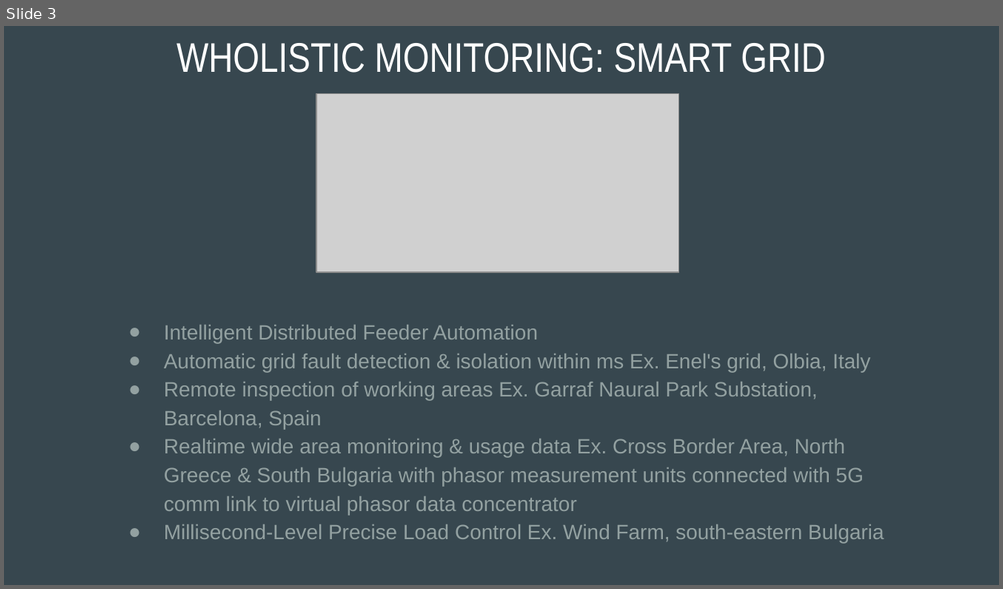
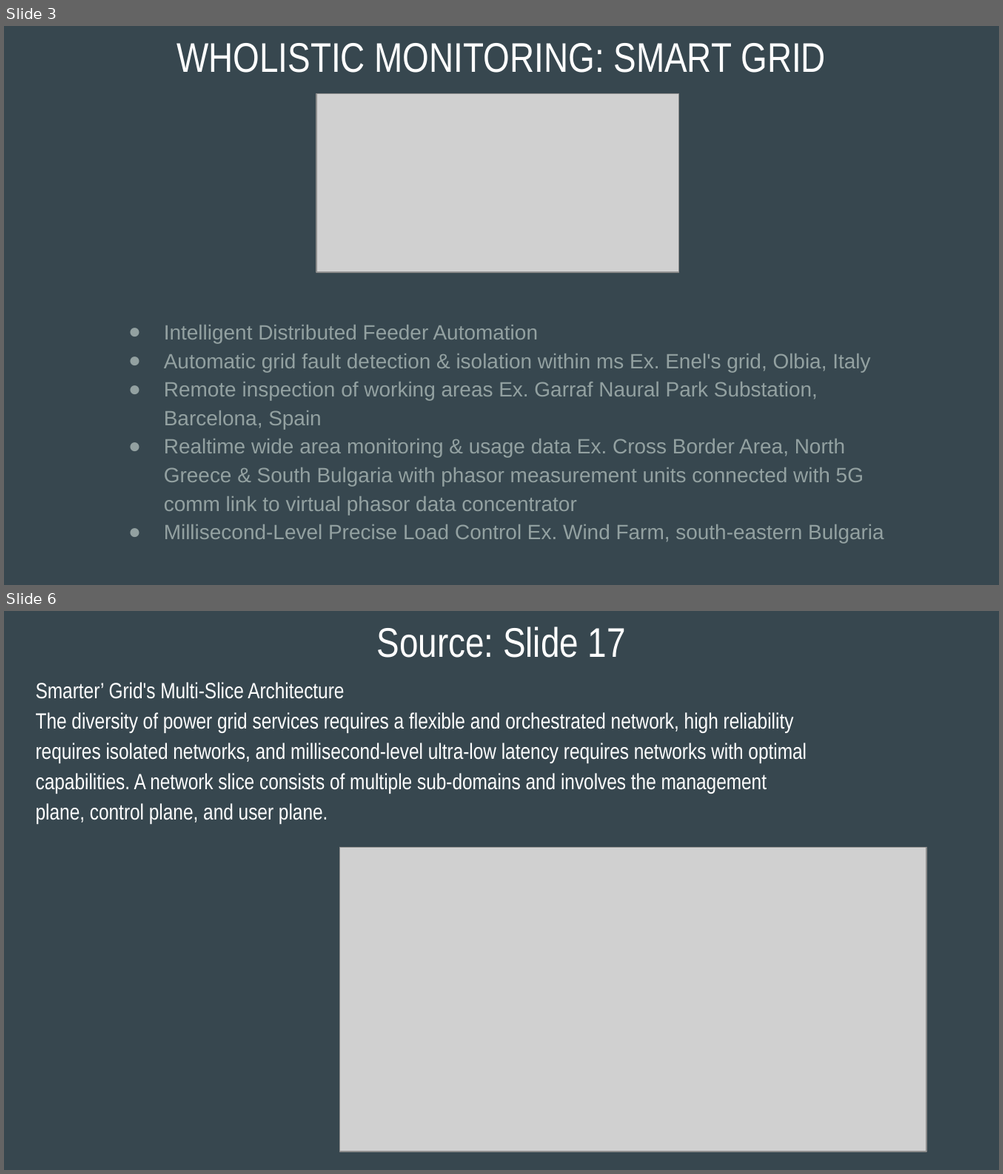
Before and after one commit to plutoniumm/Wavelabs, a slide deck: ppt/002.pptx. Shown one above the other, each under a label of ours: slide 3 before the commit, slides 3 and 6 after it; the slides between them are not shown. The pictures are 1003x589 and 1003x1174 pixels, drawn with LibreOffice and Linux fonts; fonts in the diff are those of the drawing; grey boxes stand for pictures. Boxes give left, top, right and bottom in pixels: in the first picture for what was removed or moved away, otherwise in the second. Text is boxed around its words. In the diff, an @@ line names an element or a change of style, - is before the commit and + after.

```diff
--- a/ppt/002.pptx
+++ b/ppt/002.pptx
@@ slide 6 added at <box>4,611,999,1170</box>, background #37474F @@
@@ title added at <box>376,627,626,658</box>, 30 pt, text #FFFFFF @@
+Source: Slide 17
@@ text added at <box>36,682,806,824</box>, 16 pt, text #FFFFFF @@
+Smarter’ Grid's Multi-Slice Architecture
+The diversity of power grid services requires a flexible and orchestrated network, high reliability requires isolated networks, and millisecond-level ultra-low latency requires networks with optimal capabilities. A network slice consists of multiple sub-domains and involves the management plane, control plane, and user plane.
@@ picture added at <box>339,848,926,1152</box> @@
```
Also in this commit, not shown: 4 other slides added.
